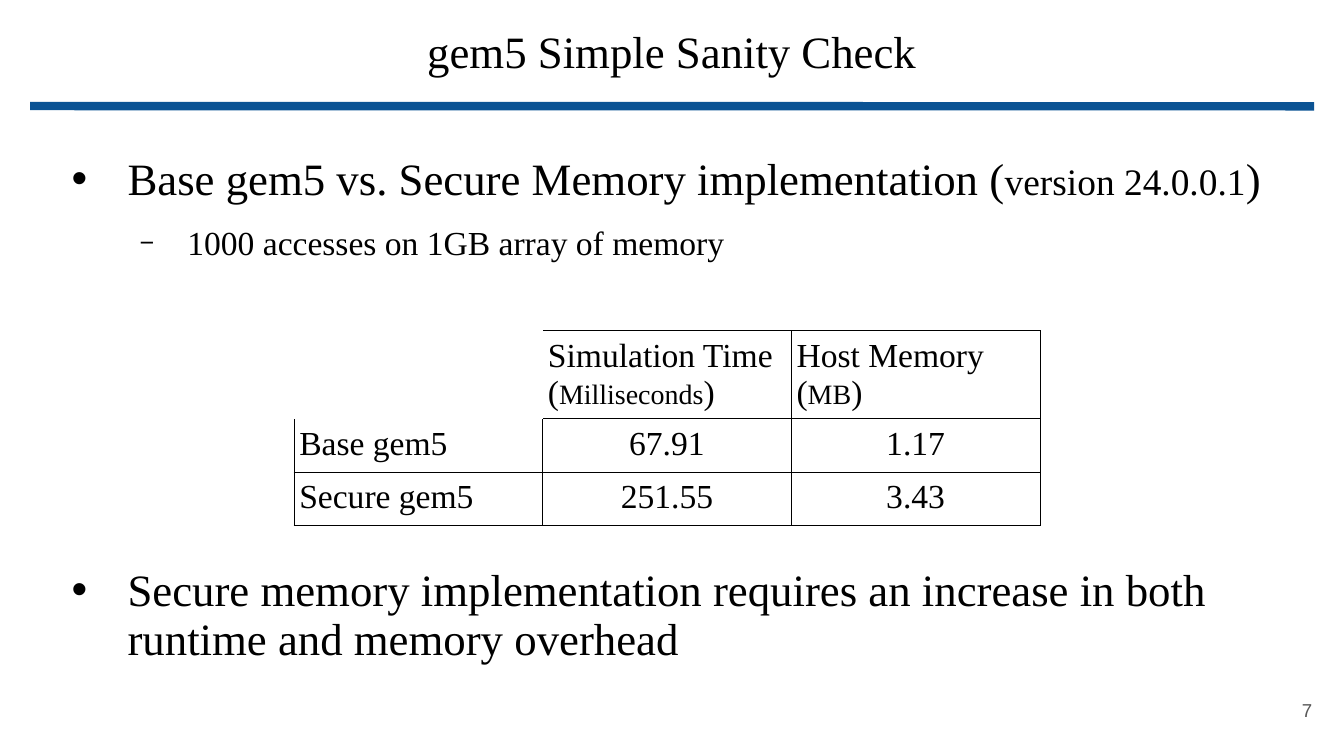
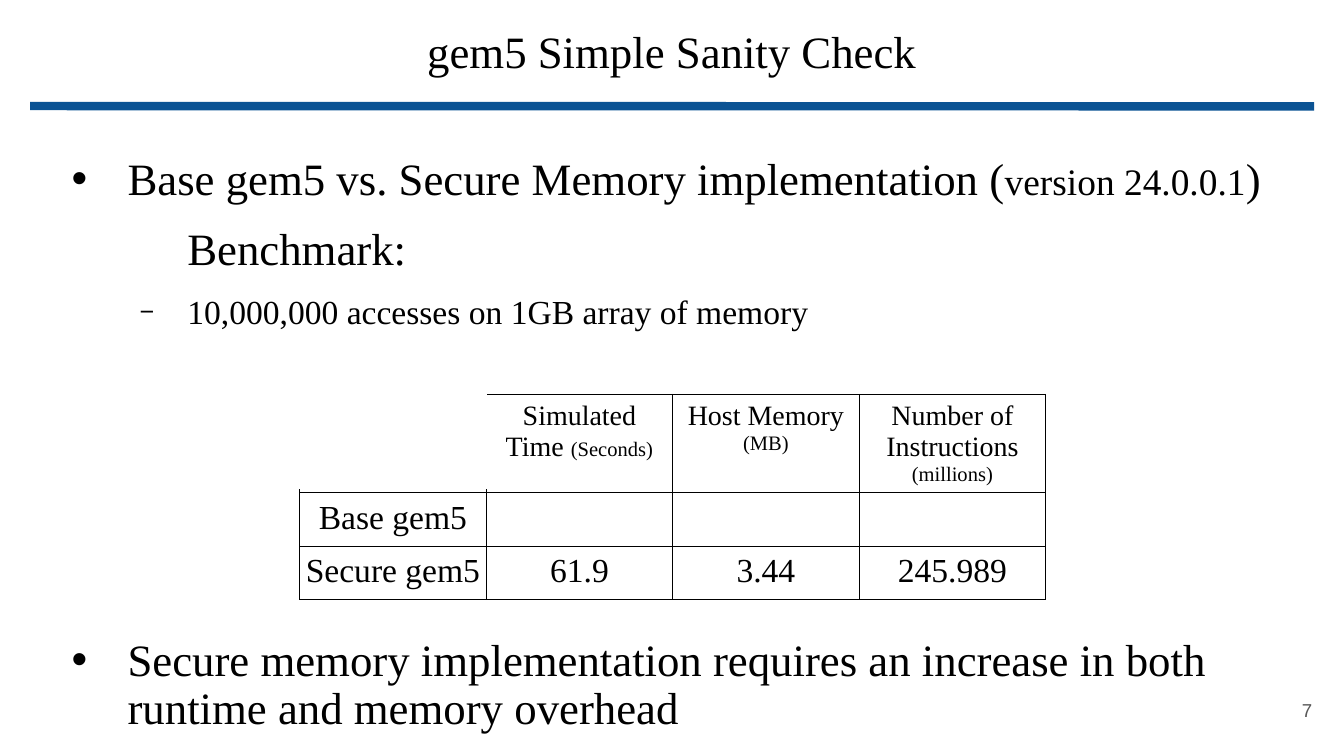
Before and after one commit to wbuz24/grad-research, a slide deck: slide 7 of presentations/update.11.15.pptx. Drawn at 1344x756 pixels with LibreOffice and Linux fonts; fonts in the diff are those of the drawing. Boxes give left, top, right and bottom in pixels: in the first picture for what was removed or moved away, otherwise in the second. Text is boxed around its words. In the diff, an @@ line names an element or a change of style, - is before the commit and + after.

Commit message:
presentation

```diff
--- a/presentations/update.11.15.pptx
+++ b/presentations/update.11.15.pptx
@@ text at bbox=[187, 234, 808, 331]: text changed @@
-  − 1000 accesses on 1GB array of memory
+  Benchmark:
+  − 10,000,000 accesses on 1GB array of memory
@@ rectangle: place and size @@
-rectangle at bbox=[274, 317, 543, 418]
+rectangle at bbox=[218, 376, 487, 488]
@@ table at bbox=[300, 394, 1047, 593] @@
-column 2: Simulation Time (Milliseconds) | 67.91 | 251.55
-column 3: Host Memory (MB) | 1.17 | 3.43
+column 2: Simulated Time (Seconds) |  | 61.9
+column 3: Host Memory (MB) |  | 3.44
+column 4: Number of Instructions (millions) |  | 245.989
@@ table: place and size @@
-table at bbox=[294, 331, 1040, 526]
+table at bbox=[300, 394, 1047, 593]
```
Also in this commit, not shown: 3 other slides changed, 1 slide added.
